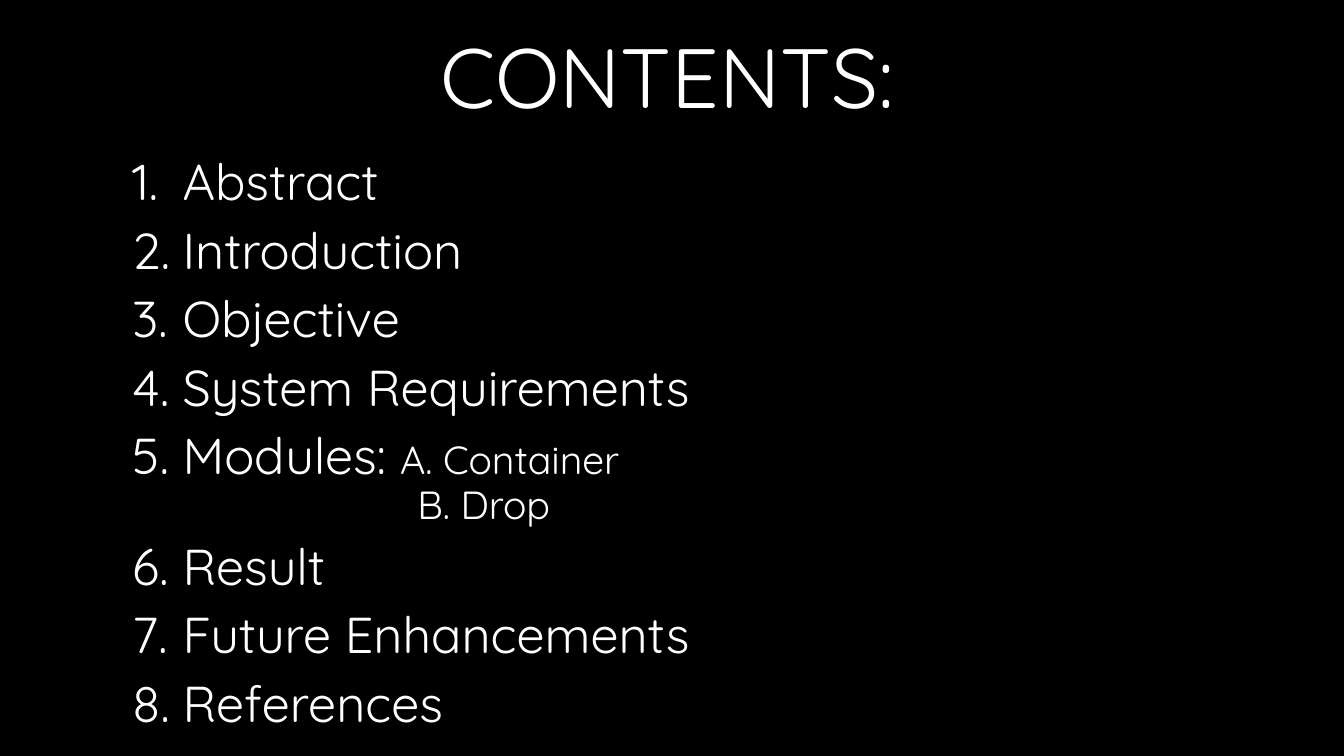
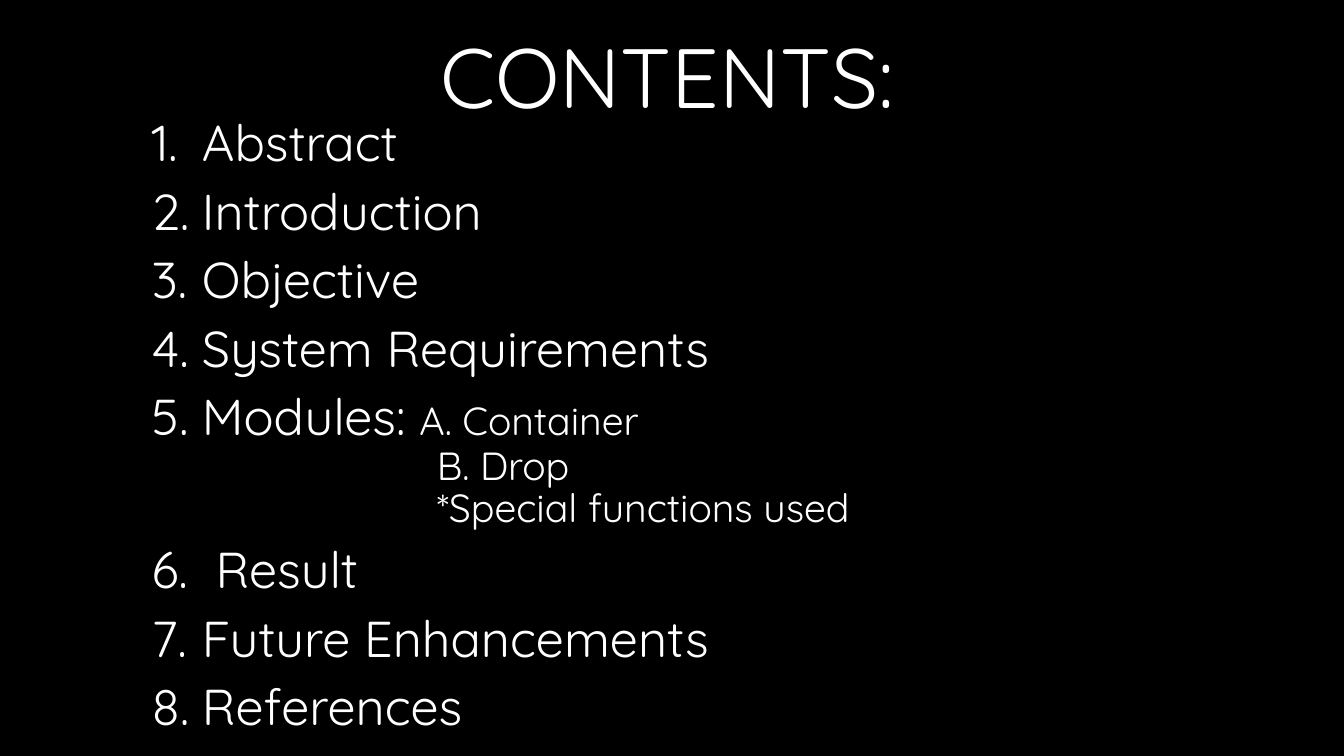
Before and after one commit to Rohith-Innamuri/OilSpill-Game, a slide deck: slide 2 of Project ppt.pptx. Drawn at 1344x756 pixels with LibreOffice and Linux fonts; fonts in the diff are those of the drawing; background and template pictures are left out. Boxes give left, top, right and bottom in pixels: in the first picture for what was removed or moved away, otherwise in the second. Text is boxed around its words. In the diff, an @@ line names an element or a change of style, - is before the commit and + after.

```diff
--- a/Project ppt.pptx
+++ b/Project ppt.pptx
@@ text "Abstract": place and size @@
-text "Abstract" at [183,162,690,723]
+text "Abstract" at [202,124,849,726]
@@ text at [202,397,849,530]: text changed @@
-5. Modules: A. Container
-   B. Drop
+5. Modules: A. Container
+   B. Drop
+   *Special functions used
```
Also in this commit, not shown: 2 other slides changed, 3 slides added, 4 other files.
